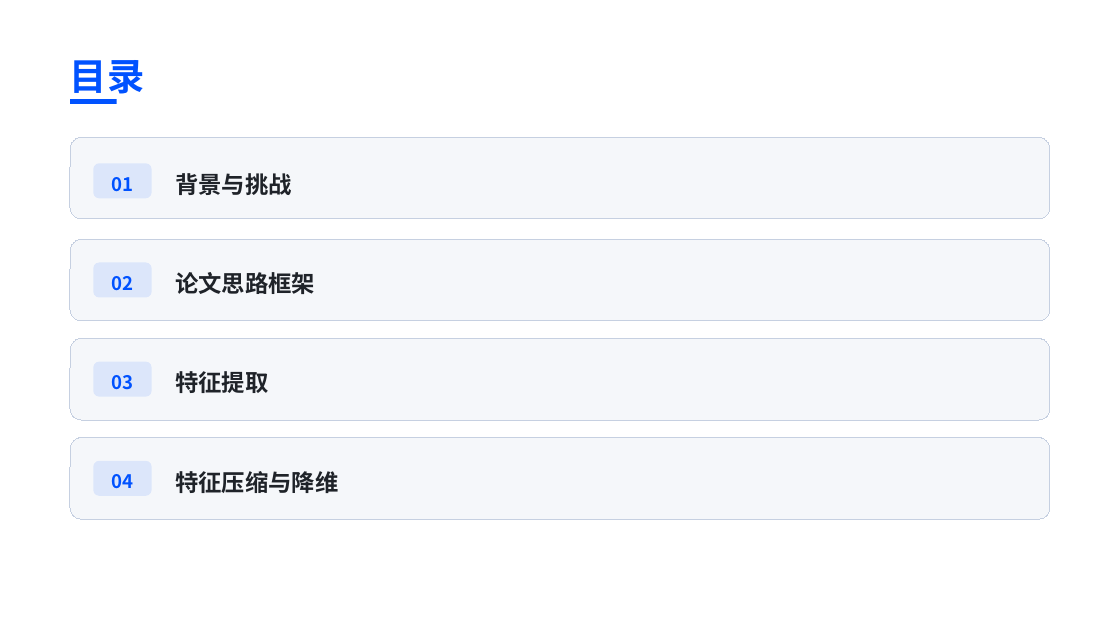
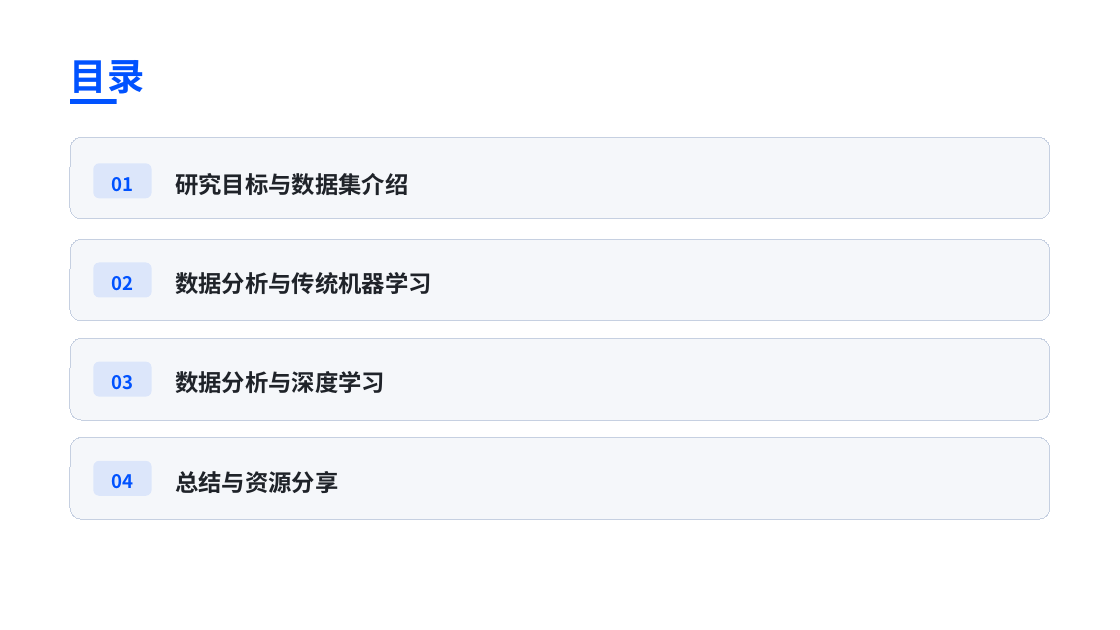
Before and after one commit to BaiRong-NUC/DiabetesAnalyzes, a slide deck: slide 2 of 多元统计与模式识别课程汇报.pptx. Drawn at 1120x630 pixels with LibreOffice and Linux fonts; fonts in the diff are those of the drawing. Boxes give left, top, right and bottom in pixels: in the first picture for what was removed or moved away, otherwise in the second. Text is boxed around its words. In the diff, an @@ line names an element or a change of style, - is before the commit and + after.

Commit message:
上传ppt 完成了数据集的介绍

```diff
--- a/多元统计与模式识别课程汇报.pptx
+++ b/多元统计与模式识别课程汇报.pptx
@@ text at <box>175,173,409,195</box>: text changed @@
-背景与挑战
+研究目标与数据集介绍
@@ text at <box>175,272,432,294</box>: text changed @@
-论文思路框架
+数据分析与传统机器学习
@@ text at <box>175,371,385,393</box>: text changed; font Noto Sans CJK SC to Arial @@
-特征提取
+数据分析与深度学习
@@ text at <box>175,471,339,493</box>: text changed; font Noto Sans CJK SC to Arial @@
-特征压缩与降维
+总结与资源分享
```
Also in this commit, not shown: 1 other slide changed, 3 slides added, 9 slides removed.
